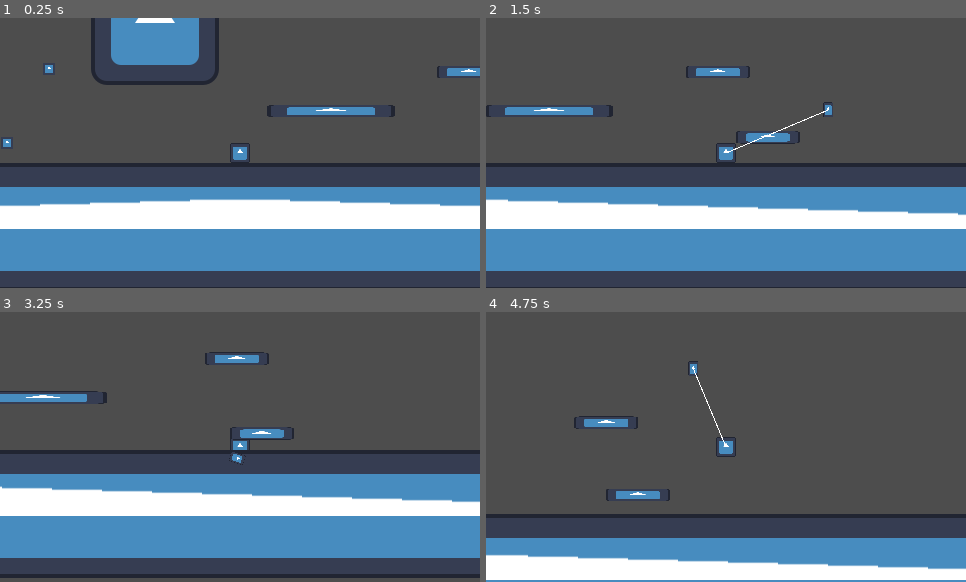
Above: before the commit, frames 1-4 (two rows, left to right).
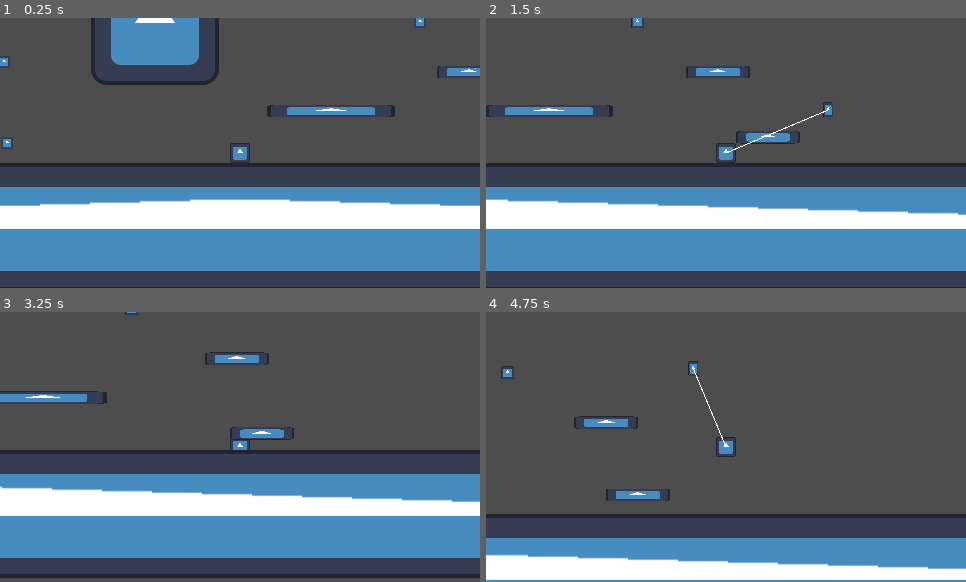
Above: after the commit, the same moments.

Repository: johnferrera29/mad_lab
Game: Godot game, scene res://scenes/main.tscn
The game is run twice, just before and just after one commit, with the same random seed, the same clock (stepped at 60 frames per second) and the same inputs. The engine's default icon, where the game draws it, is replaced by a stand-in: a white triangle on a blue panel in a dark square.
Inputs (mouse positions are in pixels of both pictures, inside the frame that each line leads up to):
- Up to frame 1 (0.25 s): no input
- Up to frame 2 (1.5 s): move the mouse to (831, 139) at 0.52 s; hold D (move_right) from 0.53 s (still down); click (831, 139) at 0.6 s; tap Space (jump) at 0.77 s; move the mouse to (630, 166) at 1.27 s; tap Shift (change_weapon_mode) at 1.35 s
- Up to frame 3 (3.25 s): tap Space (jump) at 1.52, 3.02 s; click (144, 460) at 1.55 s; move the mouse to (288, 387) at 2.02 s; release D (move_right) at 2.03 s; hold A (move_left) 2.03-2.78 s; tap E (change_weapon_next) at 2.1 s; click (288, 387) at 2.3 s; move the mouse to (216, 501) at 2.77 s; hold D (move_right) from 2.78 s (still down); tap Q (change_weapon_prev) at 2.85 s; click (216, 501) at 3.05 s
- Up to frame 4 (4.75 s): move the mouse to (870, 487) at 3.52 s; click (870, 487) at 3.6 s; tap Space (jump) at 3.77, 4.52 s; move the mouse to (582, 406) at 4.27 s; release D (move_right) at 4.28 s; hold A (move_left) from 4.28 s (still down); click (582, 406) at 4.35 s

The runs differ from the first frame. In frame 1, 0.1% of the frame differs, in the area x 0-89%, y 0-21%; in frame 2, less than 0.1%; in frame 3, less than 0.1%; in frame 4, less than 0.1%.

Commit message:
Update level 1 for testing

Diff:
--- a/scenes/world/levels/level_01.tscn
+++ b/scenes/world/levels/level_01.tscn
@@ -1,12 +1,11 @@
-[gd_scene load_steps=19 format=3 uid="uid://dcibb2if05vl0"]
+[gd_scene load_steps=18 format=3 uid="uid://dcibb2if05vl0"]
 
 [ext_resource type="PackedScene" uid="uid://dyjcg33e37son" path="res://scenes/characters/player/player.tscn" id="1_um13x"]
 [ext_resource type="Texture2D" uid="uid://bh35rl8ygja7m" path="res://icon.svg" id="2_7h55h"]
-[ext_resource type="PackedScene" uid="uid://ddsas1vp7q8r3" path="res://scenes/entities/bomb_launcher/bomb_launcher.tscn" id="2_whqki"]
-[ext_resource type="Script" path="res://shared_scripts/components/scalable_component.gd" id="4_iamdp"]
-[ext_resource type="Script" path="res://shared_scripts/components/anchor_component.gd" id="5_122m1"]
-[ext_resource type="Script" path="res://shared_scripts/components/freezable_component.gd" id="6_n0x3n"]
-[ext_resource type="Script" path="res://shared_scripts/components/breakable_component.gd" id="7_1e0od"]
+[ext_resource type="Script" path="res://shared_scripts/interactable_components/scalable_component.gd" id="3_fwwlr"]
+[ext_resource type="Script" path="res://shared_scripts/interactable_components/anchor_component.gd" id="4_exj20"]
+[ext_resource type="Script" path="res://shared_scripts/interactable_components/freezable_component.gd" id="5_crtvq"]
+[ext_resource type="Script" path="res://shared_scripts/interactable_components/breakable_component.gd" id="6_c06sd"]
 
 [sub_resource type="RectangleShape2D" id="RectangleShape2D_kndp6"]
 size = Vector2(126, 125)
@@ -124,9 +123,6 @@
 [node name="Player" parent="." groups=["player"] instance=ExtResource("1_um13x")]
 position = Vector2(240, 181)
 
-[node name="BombLauncher" parent="Player" instance=ExtResource("2_whqki")]
-launch_speed = 300.0
-
 [node name="TemporaryGround" type="StaticBody2D" parent="."]
 position = Vector2(240, 300)
 scale = Vector2(50, 1)
@@ -155,14 +151,14 @@
 shape = SubResource("RectangleShape2D_kndp6")
 
 [node name="ScalableComponent" type="Node" parent="TemporaryPlatform" node_paths=PackedStringArray("target", "sprite")]
-script = ExtResource("4_iamdp")
+script = ExtResource("3_fwwlr")
 target = NodePath("..")
 sprite = NodePath("../Sprite2D")
 shrink_factor = 2.0
 enlarge_factor = 2.0
 
 [node name="Anchor" type="StaticBody2D" parent="." node_paths=PackedStringArray("anchor_component")]
-position = Vector2(49, 142)
+position = Vector2(4, 135)
 scale = Vector2(0.1, 0.1)
 script = SubResource("GDScript_hqynx")
 anchor_component = NodePath("AnchorComponent")
@@ -177,7 +173,7 @@
 shape = SubResource("RectangleShape2D_kndp6")
 
 [node name="AnchorComponent" type="Node" parent="Anchor" node_paths=PackedStringArray("target", "sprite")]
-script = ExtResource("5_122m1")
+script = ExtResource("4_exj20")
 target = NodePath("..")
 sprite = NodePath("../Sprite2D")
 
@@ -197,12 +193,12 @@
 shape = SubResource("RectangleShape2D_kndp6")
 
 [node name="AnchorComponent" type="Node" parent="Anchor2" node_paths=PackedStringArray("target", "sprite")]
-script = ExtResource("5_122m1")
+script = ExtResource("4_exj20")
 target = NodePath("..")
 sprite = NodePath("../Sprite2D")
 
 [node name="Anchor3" type="StaticBody2D" parent="." node_paths=PackedStringArray("anchor_component")]
-position = Vector2(-28, 142)
+position = Vector2(420, 95)
 scale = Vector2(0.1, 0.1)
 script = SubResource("GDScript_hqynx")
 anchor_component = NodePath("AnchorComponent")
@@ -217,7 +213,7 @@
 shape = SubResource("RectangleShape2D_kndp6")
 
 [node name="AnchorComponent" type="Node" parent="Anchor3" node_paths=PackedStringArray("target", "sprite")]
-script = ExtResource("5_122m1")
+script = ExtResource("4_exj20")
 target = NodePath("..")
 sprite = NodePath("../Sprite2D")
 
@@ -245,9 +241,8 @@
 position = Vector2(0, -1.5)
 shape = SubResource("RectangleShape2D_kndp6")
 
-[node name="FreezableComponent" type="Node" parent="MovingPlatformContainer/MovingPlatform" node_paths=PackedStringArray("target", "sprite", "animator")]
-script = ExtResource("6_n0x3n")
-target = NodePath("..")
+[node name="FreezableComponent" type="Node" parent="MovingPlatformContainer/MovingPlatform" node_paths=PackedStringArray("sprite", "animator")]
+script = ExtResource("5_crtvq")
 sprite = NodePath("../Sprite2D")
 animator = NodePath("../../AnimationPlayer")
 freeze_time = 5.0
@@ -277,17 +272,15 @@
 position = Vector2(0, -1.5)
 shape = SubResource("RectangleShape2D_kndp6")
 
-[node name="FreezableComponent" type="Node" parent="MovingPlatformContainer2/MovingPlatform" node_paths=PackedStringArray("target", "sprite", "animator")]
-script = ExtResource("6_n0x3n")
-target = NodePath("..")
+[node name="FreezableComponent" type="Node" parent="MovingPlatformContainer2/MovingPlatform" node_paths=PackedStringArray("sprite", "animator")]
+script = ExtResource("5_crtvq")
 sprite = NodePath("../Sprite2D")
 animator = NodePath("../../AnimationPlayer")
-freeze_time = 5.0
-
-[node name="BreakableComponent" type="Node" parent="MovingPlatformContainer2/MovingPlatform" node_paths=PackedStringArray("target", "moving_target", "sprite")]
-script = ExtResource("7_1e0od")
+freeze_time = 1.0
+
+[node name="BreakableComponent" type="Node" parent="MovingPlatformContainer2/MovingPlatform" node_paths=PackedStringArray("target", "sprite")]
+script = ExtResource("6_c06sd")
 target = NodePath("../..")
-moving_target = NodePath("..")
 sprite = NodePath("../Sprite2D")
 
 [node name="BreakablePlatform" type="StaticBody2D" parent="." node_paths=PackedStringArray("breakable_component")]
@@ -305,7 +298,7 @@
 shape = SubResource("RectangleShape2D_kndp6")
 
 [node name="BreakableComponent" type="Node" parent="BreakablePlatform" node_paths=PackedStringArray("target", "sprite", "animator")]
-script = ExtResource("7_1e0od")
+script = ExtResource("6_c06sd")
 target = NodePath("..")
 sprite = NodePath("../Sprite2D")
 animator = NodePath("../AnimationPlayer")
